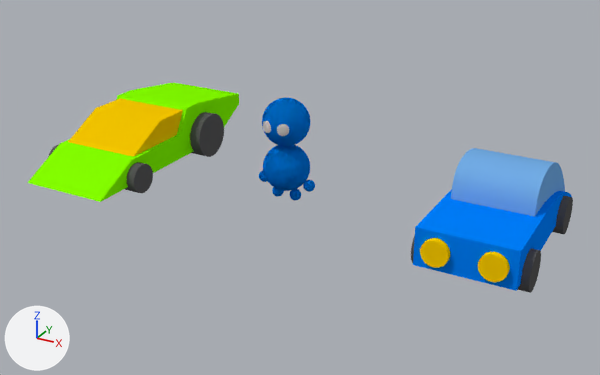
An edit to the Blender file WedgeCar.blend, drawn before and after from the same camera.
The view is the same before and after, from a camera (50 mm lens) standing at (8.06, -14.07, 7.35) and looking at (0.33, -0.02, 0.32). Every picture has the same lights, and +X, +Y and +Z are marked at lower left.

Names of what the first picture shows: 'MeowCar', 'WedgeCar', 'body.001', 'head.001', 'left eye.001', 'left foot.001', 'left hand.001', 'right eye.003', 'right foot.001', 'right hand.001'.
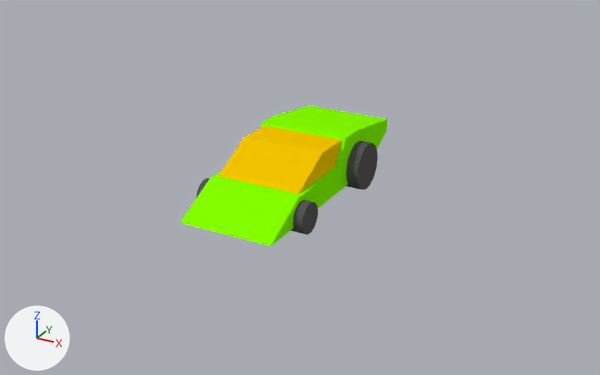
The edits, one by one:
Object 'right eye.003' (ob_right_eye_003) is now hidden.
Object 'MeowCar' (ob_meowcar) is deleted.
Object 'WedgeCar' (ob_wedgecar) moves from (-4.07, 0.0, 0.0) to (0.0, 0.0, 0.0).
Object 'body.001' (ob_body_001_1) is deleted.
In object 'left foot pivot.001' (ob_left_foot_pivot_001), parent is no longer ob_body_001_1.
Object 'left foot.001' (ob_left_foot_001) is deleted.
In object 'left hand pivot.001' (ob_left_hand_pivot_001), parent is no longer ob_body_001_1.
Object 'left hand.001' (ob_left_hand_001) is deleted.
In object 'right foot pivot.001' (ob_right_foot_pivot_001), parent is no longer ob_body_001_1.
Object 'right foot.001' (ob_right_foot_001) is deleted.
In object 'right hand pivot.001' (ob_right_hand_pivot_001), parent is no longer ob_body_001_1.
Object 'right hand.001' (ob_right_hand_001) is deleted.
Object 'head.001' (ob_head_001) is deleted.
In object 'left eye transform.001' (ob_left_eye_transform_001), parent is no longer ob_head_001.
Object 'left eye.001' (ob_left_eye_001) is deleted.
In object 'right eye transform.001' (ob_right_eye_transform_001), parent is no longer ob_head_001.

What differs and where, as boxes [x1, y1, x2, y2] in the pictures (600 x 375 px):
'WedgeCar', moved: before [28, 83, 239, 202]; after [180, 106, 387, 246]
'MeowCar', deleted (blue): before [411, 148, 573, 293]
'body.001', deleted (blue): before [263, 145, 310, 191]
'head.001', deleted (blue): before [262, 98, 310, 146]
'left eye.001', deleted: before [277, 124, 289, 136]
'left hand.001', deleted: before [303, 180, 315, 192]
'left foot.001', deleted: before [290, 189, 301, 200]
'right eye.003', hidden: before [263, 121, 271, 133]
'right foot.001', deleted: before [272, 187, 284, 196]
'right hand.001', deleted: before [259, 171, 267, 182]
